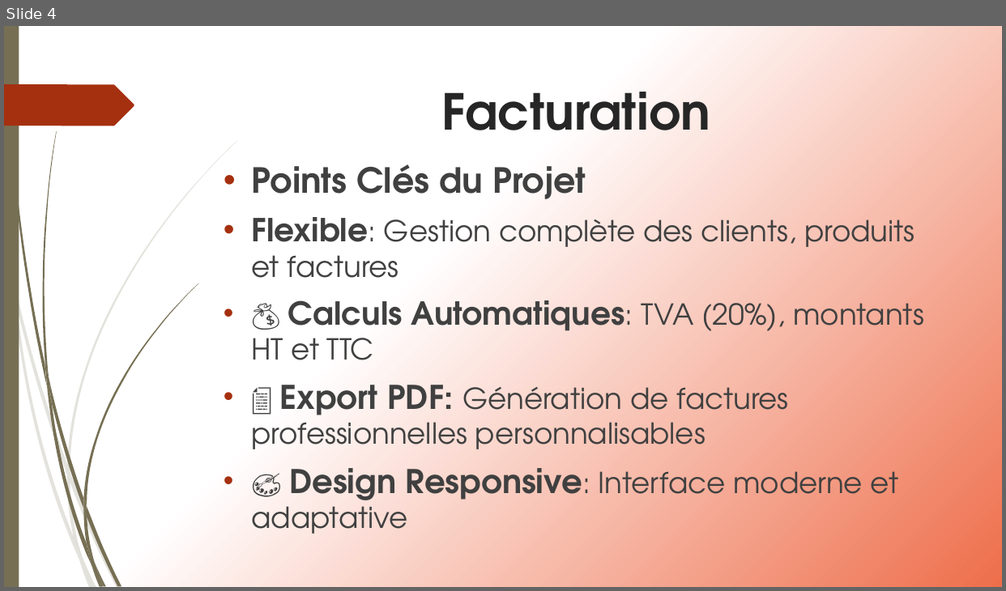
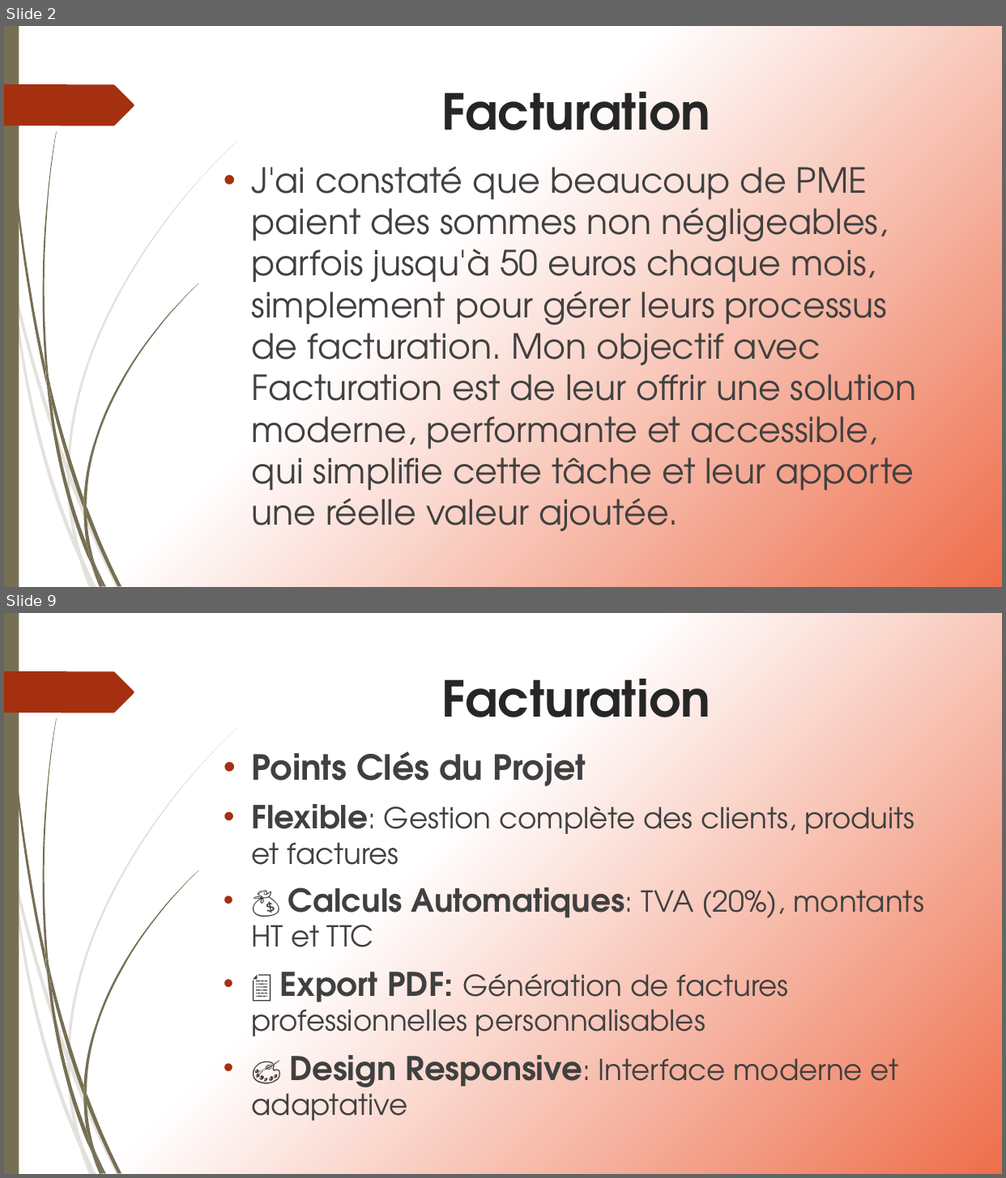
Before and after one commit to ameerchand30/Facturation, a slide deck: Facturation.pptx. Shown one above the other, each under a label of ours: slide 4 before the commit, slides 2 and 9 after it; the slides between them are not shown. The pictures are 1006x591 and 1006x1178 pixels, drawn with LibreOffice and Linux fonts; fonts in the diff are those of the drawing. Boxes give left, top, right and bottom in pixels: in the first picture for what was removed or moved away, otherwise in the second. Text is boxed around its words. In the diff, an @@ line names an element or a change of style, - is before the commit and + after.

```diff
--- a/Facturation.pptx
+++ b/Facturation.pptx
@@ slide 2 added at <box>4,26,1002,587</box>, background gradient #FFFFFF to #EE6E4B; not listed: 24 template elements that a slide beside it also shows @@
@@ title added at <box>442,92,710,130</box>, 47.7 pt, text #262626, bold @@
+Facturation
@@ text added at <box>252,166,917,526</box>, 33.3 pt, text #404040 @@
+• J'ai constaté que beaucoup de PME paient des sommes non négligeables, parfois jusqu'à 50 euros chaque mois, simplement pour gérer leurs processus de facturation. Mon objectif avec Facturation est de leur offrir une solution moderne, performante et accessible, qui simplifie cette tâche et leur apporte une réelle valeur ajoutée.
@@ what was slide 4 is now slide 9 @@
```
Also in this commit, not shown: 5 slides changed, 4 other slides added, 8 other files.
